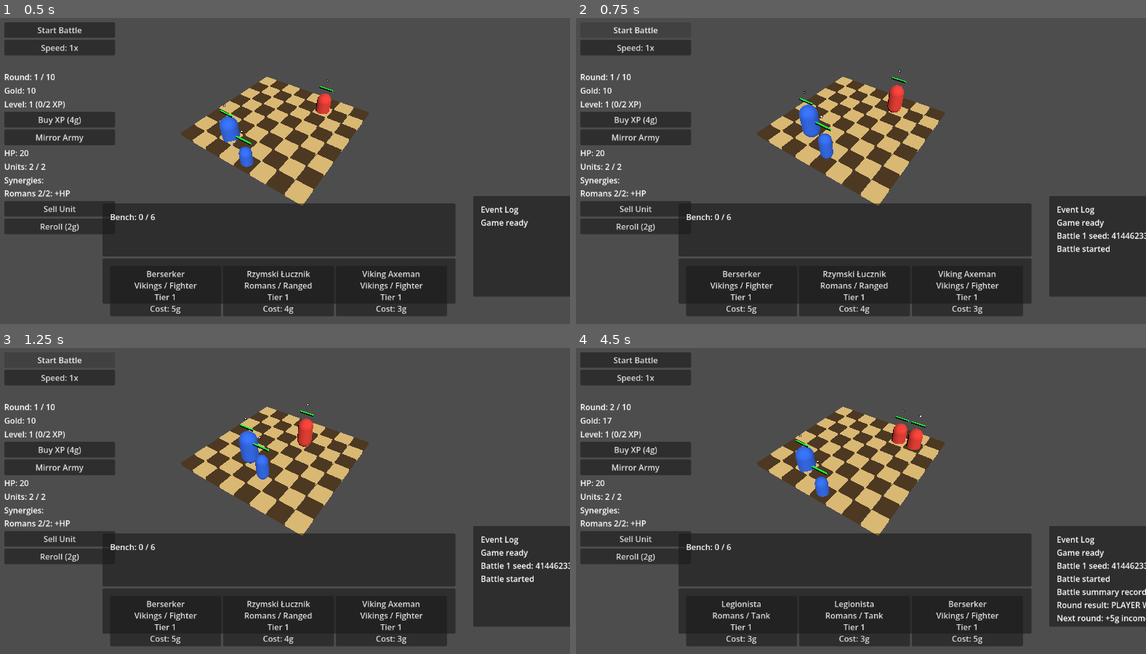
Above: before the commit, frames 1-4 (two rows, left to right).
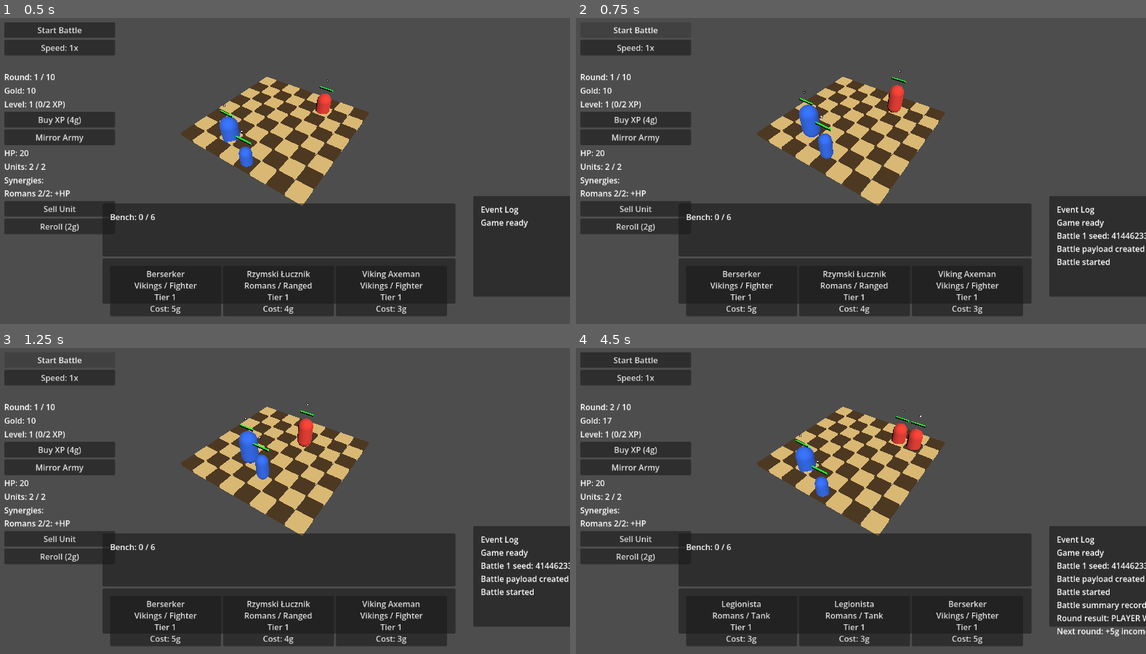
Above: after the commit, the same moments.

Repository: janmgryka-bit/warmarket
Game: Godot game, scene res://scenes/Main.tscn
The game is run twice, just before and just after one commit, with the same random seed, the same clock (stepped at 60 frames per second) and the same inputs.
Inputs:
- Up to frame 1 (0.5 s): no input
- Up to frame 2 (0.75 s): click "Start Battle" at 0.5 s
- Up to frame 3 (1.25 s): no input
- Up to frame 4 (4.5 s): click "Start Battle" at 1.25 s; click "Speed: 1x" at 2 s; click "Speed: 2x" at 2.75 s; click "Speed: 4x" at 3.5 s; click "Next Round" at 4.25 s

Frame 1 is identical in both runs. In frame 2, 0.3% of the frame differs, in the area x 84-100%, y 74-81%; in frame 3, 0.3%; in frame 4, 0.8%, in the area x 84-100%, y 74-95%.

Commit message:
Create battle payloads at battle start

Diff:
--- a/godot_project/war-market/scripts/game.gd
+++ b/godot_project/war-market/scripts/game.gd
@@ -40,6 +40,7 @@
 var last_battle_summary: Dictionary = {}
 var current_battle_id: int = 0
 var current_battle_seed: int = 0
+var current_battle_payload: Dictionary = {}
 
 # Selection Helpers
 func clear_shop_selection() -> void:
@@ -750,12 +751,28 @@
 func generate_battle_seed() -> int:
 	return randi()
 
+func create_battle_payload() -> Dictionary:
+	var opponent_source = "snapshot" if use_snapshot_opponent else "pve_wave"
+	var opponent_snapshot = opponent_army_snapshot if use_snapshot_opponent else create_spawned_opponent_army_snapshot()
+	return {
+		"battle_id": current_battle_id,
+		"battle_seed": current_battle_seed,
+		"round_number": round_number,
+		"player_level": player_level,
+		"player_health": player_health,
+		"player_gold": player_gold,
+		"player_army_snapshot": create_player_army_snapshot(),
+		"opponent_source": opponent_source,
+		"opponent_army_snapshot": opponent_snapshot
+	}
+
 func start_battle() -> void:
 	if not is_preparation_phase():
 		return
 
 	current_battle_id += 1
 	current_battle_seed = generate_battle_seed()
+	current_battle_payload = create_battle_payload()
 	battle_started = true
 	round_ended = false
 	round_result_label.text = ""
@@ -764,6 +781,7 @@
 	clear_all_selection()
 
 	add_event_log("Battle %d seed: %d" % [current_battle_id, current_battle_seed])
+	add_event_log("Battle payload created")
 	add_event_log("Battle started")
 
 	var units := get_tree().get_nodes_in_group("units")
@@ -991,6 +1009,7 @@
 	player_xp = 0
 	current_battle_id = 0
 	current_battle_seed = 0
+	current_battle_payload.clear()
 	reset_battle_speed()
 	update_max_player_units()
 	event_log.clear()
--- a/godot_project/war-market/tests/smoke_test.gd
+++ b/godot_project/war-market/tests/smoke_test.gd
@@ -531,6 +531,11 @@
 	game.start_battle()
 	assert_eq(game.current_battle_id, battle_id_before + 1, "Starting battle should increment battle id")
 	assert_true(game.current_battle_seed != 0, "Starting battle should generate a battle seed")
+	assert_true(not game.current_battle_payload.is_empty(), "Starting battle should create a battle payload")
+	assert_eq(game.current_battle_payload["battle_id"], game.current_battle_id, "Battle payload should record battle id")
+	assert_eq(game.current_battle_payload["battle_seed"], game.current_battle_seed, "Battle payload should record battle seed")
+	assert_true(game.current_battle_payload.has("player_army_snapshot"), "Battle payload should include player army snapshot")
+	assert_true(game.current_battle_payload.has("opponent_army_snapshot"), "Battle payload should include opponent army snapshot")
 	game.end_round("PLAYER WINS")
 	var summary = game.last_battle_summary
 	assert_true(not summary.is_empty(), "Battle summary should be recorded after round end")
